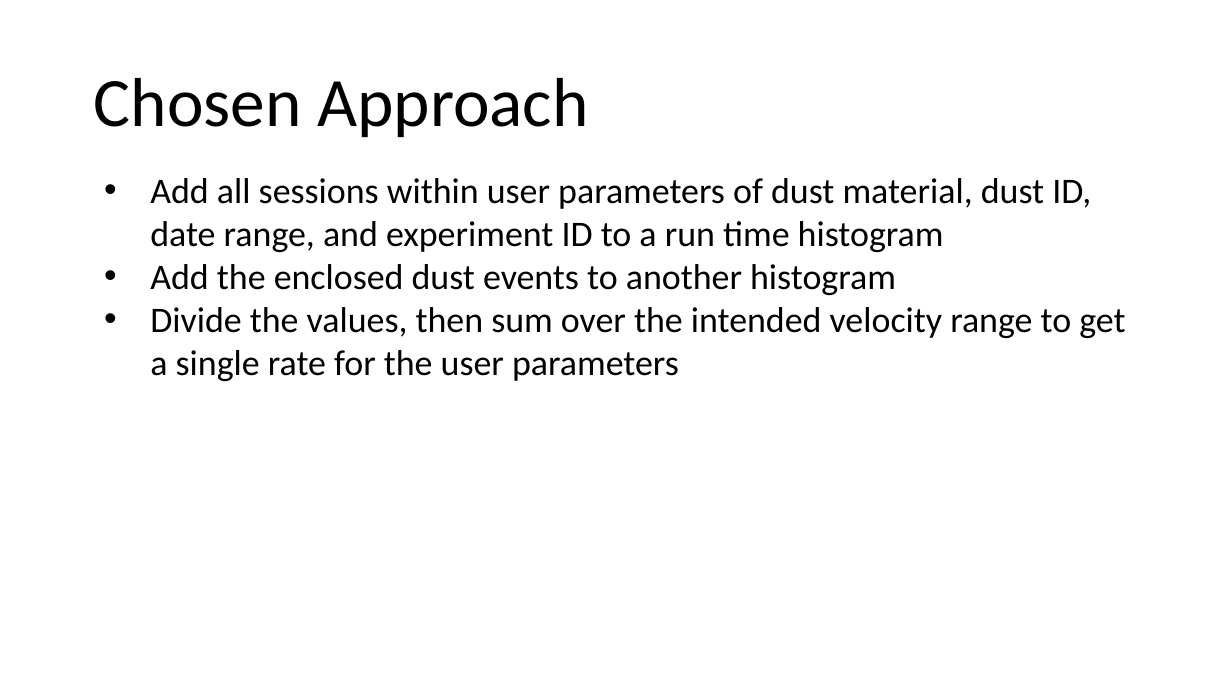
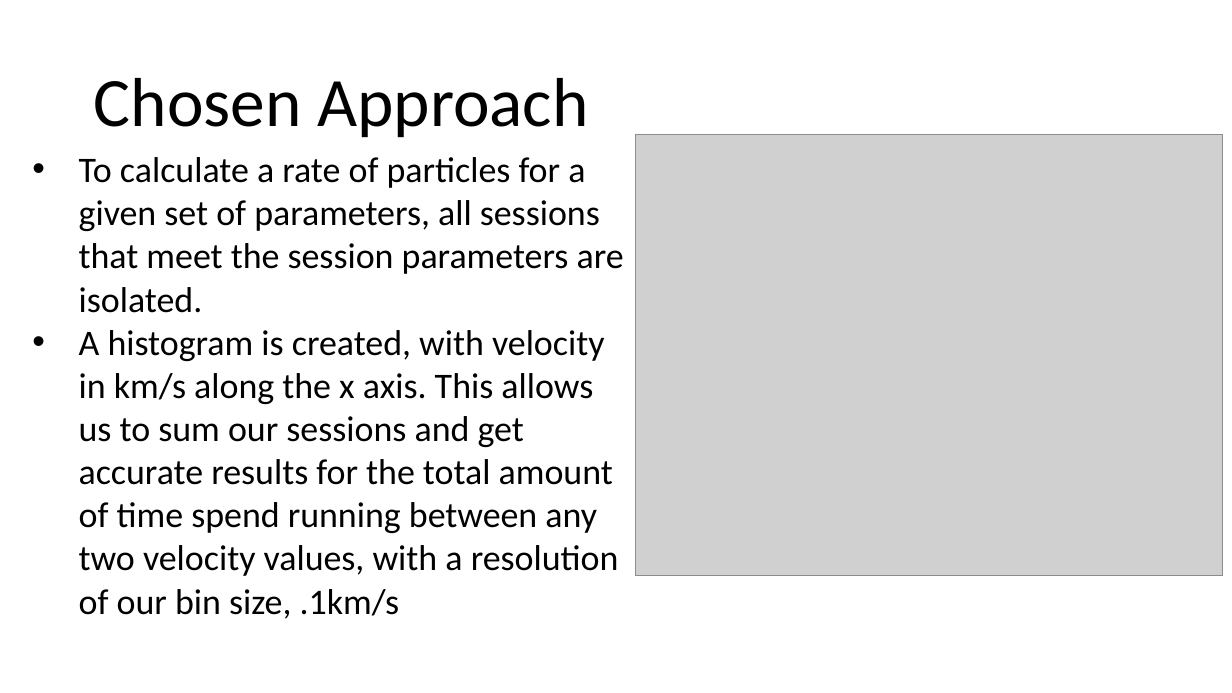
Before and after one commit to nathan-m-schneider-22/Dust-Accelerator-Database-Analysis, a slide deck: slide 12 of Dust_Data_Project.pptx (slide 13 before the commit). Drawn at 1232x693 pixels with LibreOffice and Linux fonts; fonts in the diff are those of the drawing; grey boxes stand for pictures. Boxes give left, top, right and bottom in pixels: in the first picture for what was removed or moved away, otherwise in the second. Text is boxed around its words. In the diff, an @@ line names an element or a change of style, - is before the commit and + after.

```diff
--- a/Dust_Data_Project.pptx
+++ b/Dust_Data_Project.pptx
@@ picture added at (x1=635, y1=134, x2=1223, y2=575) @@
@@ text at (x1=79, y1=157, x2=624, y2=619): text changed @@
-• Add all sessions within user parameters of dust material, dust ID, date range, and experiment ID to a run time histogram
-• Add the enclosed dust events to another histogram
-• Divide the values, then sum over the intended velocity range to get a single rate for the user parameters
+• To calculate a rate of particles for a given set of parameters, all sessions that meet the session parameters are isolated.
+• A histogram is created, with velocity in km/s along the x axis. This allows us to sum our sessions and get accurate results for the total amount of time spend running between any two velocity values, with a resolution of our bin size, .1km/s
```
Also in this commit, not shown: 6 other slides changed, 9 slides added, 11 slides removed, 14 other files.
